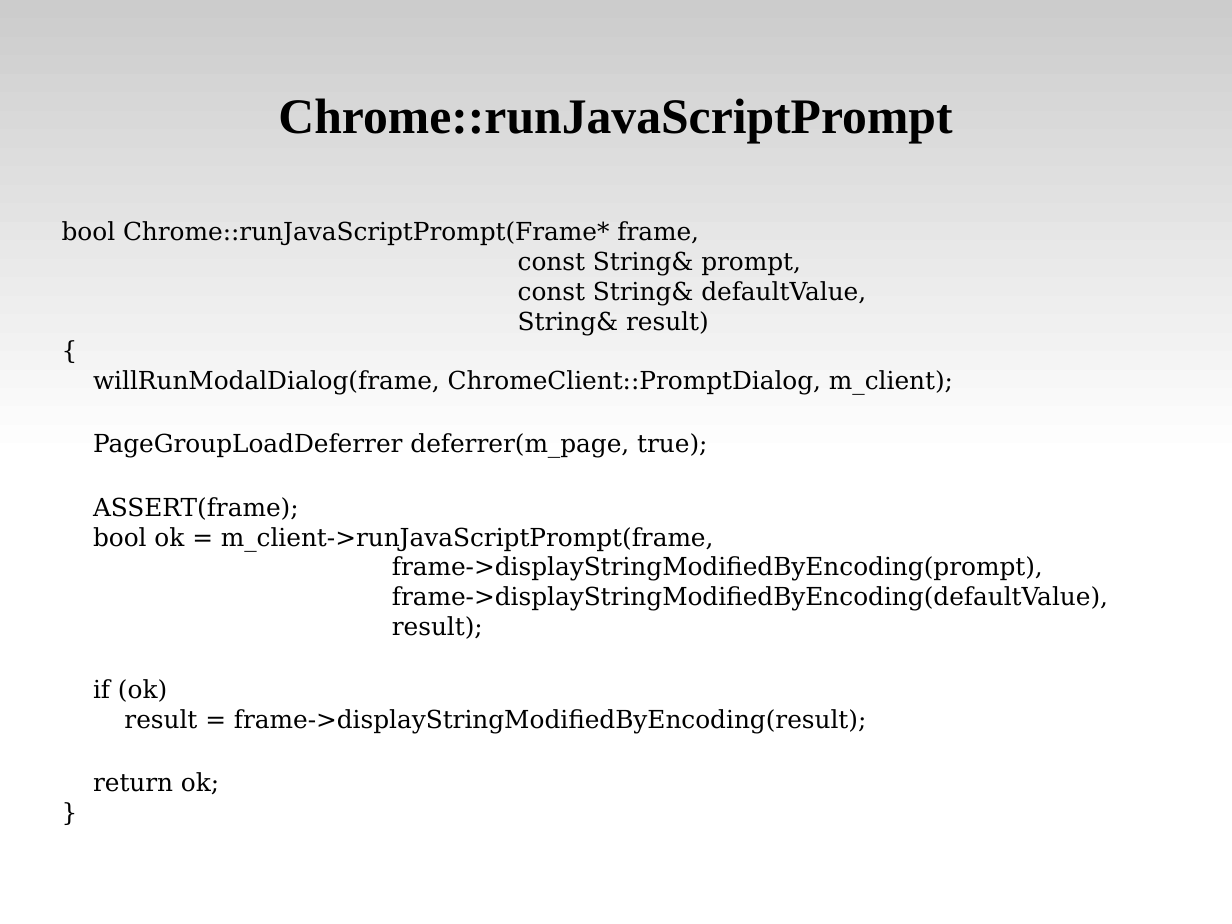
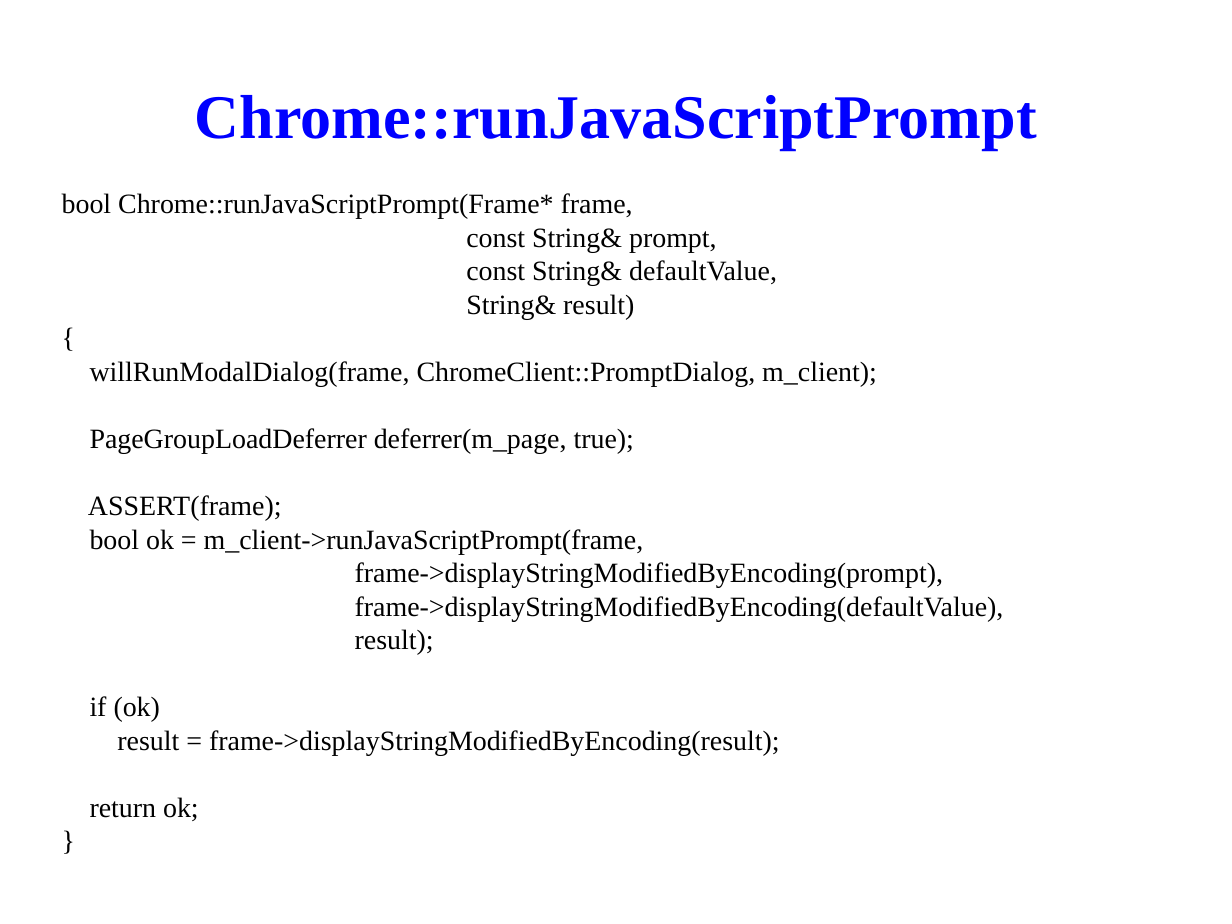
Before and after one commit to tsaicw/browser_research, a slide deck: slide 29 of WebKit/WebKit.odp. Drawn at 1232x924 pixels with LibreOffice and Linux fonts; fonts in the diff are those of the drawing; background and template pictures are left out. Boxes give left, top, right and bottom in pixels: in the first picture for what was removed or moved away, otherwise in the second. Text is boxed around its words. In the diff, an @@ line names an element or a change of style, - is before the commit and + after.

Commit message:
[WebKit]   Change the presentation's theme.   Modify the "Table of Contents".   Change "Http Protocol" page to "Network Communication" page.   Add "Major Classes for Loading" page.

```diff
--- a/WebKit/WebKit.odp
+++ b/WebKit/WebKit.odp
@@ rectangle removed at box(0, 0, 1232, 462) @@
@@ title "Chrome::runJavaScriptPrompt" at box(195, 95, 1037, 150): size 32 to 40 pt, text colour #000000 to #0000FF @@
@@ subtitle "bool Chrome::runJavaScriptPrompt(Frame* frame,": place and size @@
-subtitle "bool Chrome::runJavaScriptPrompt(Frame* frame," at box(62, 221, 1108, 794)
+subtitle "bool Chrome::runJavaScriptPrompt(Frame* frame," at box(88, 193, 1004, 821)
@@ subtitle "bool Chrome::runJavaScriptPrompt(Frame* frame," at box(88, 193, 1004, 821): size 16 to 18 pt, font DejaVu Serif to Times New Roman @@
```
Also in this commit, not shown: 60 other slides changed, 2 slides added, 1 slide removed.
